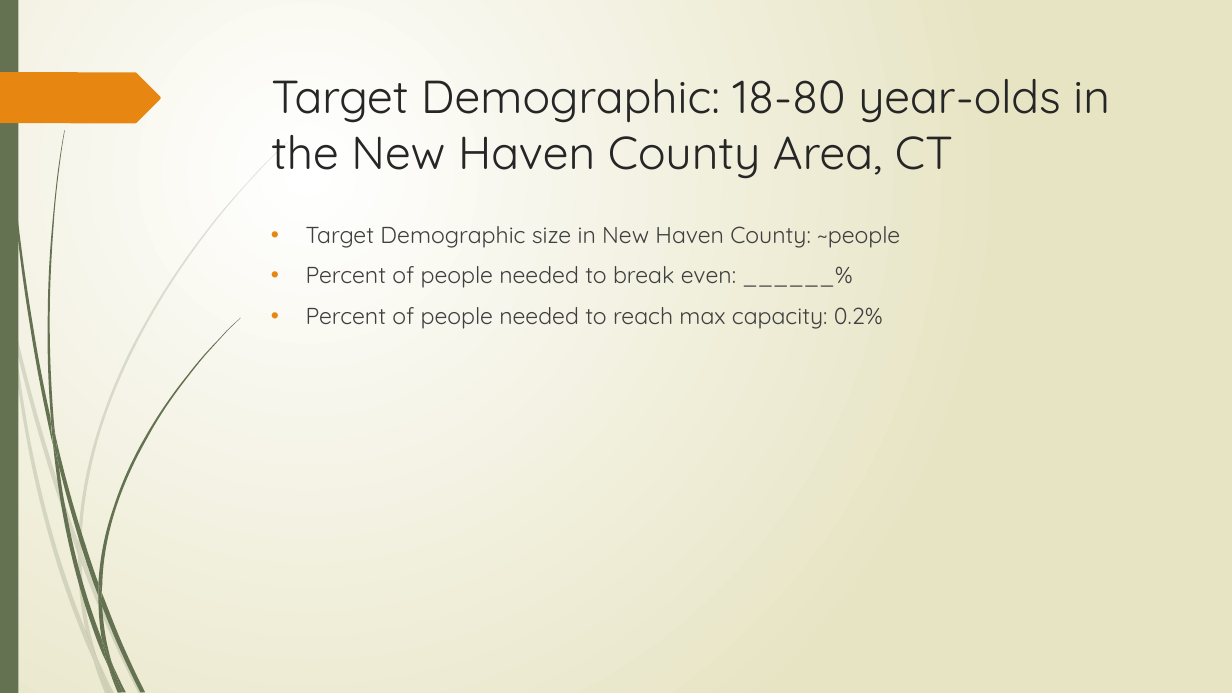
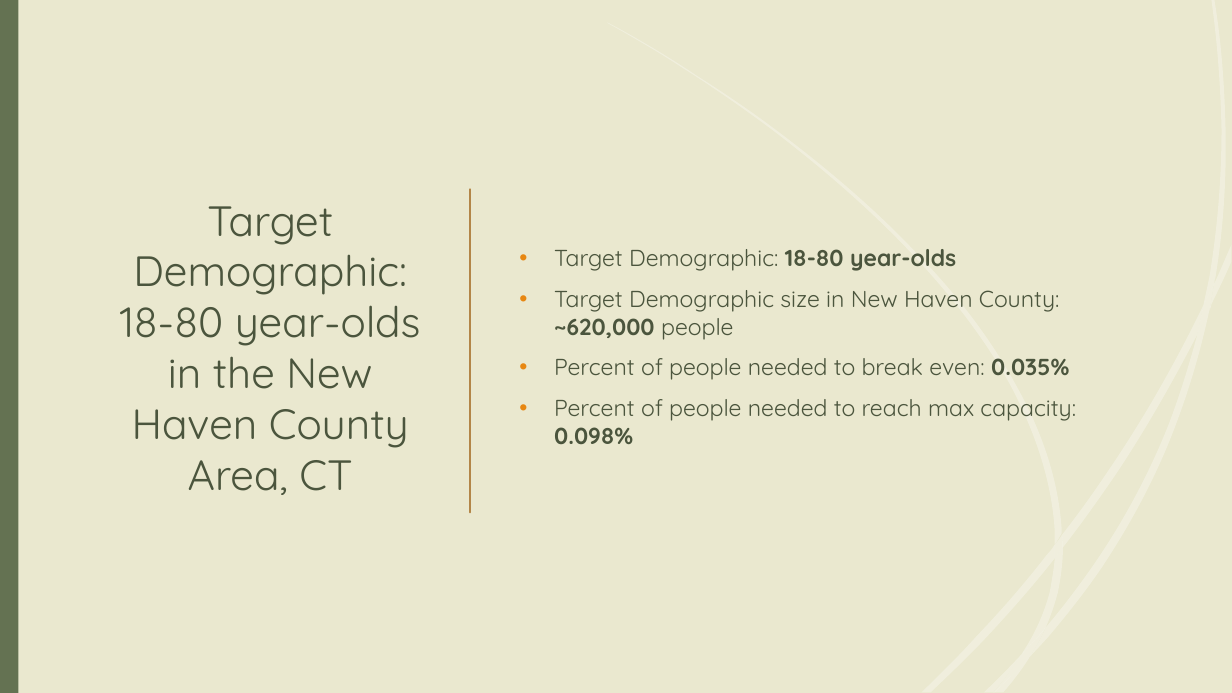
Before and after one commit to tieje/dogen, a slide deck: slide 18 of Presentation/SocialHub_FrancisT_06_23_2020.pptx. Drawn at 1232x693 pixels with LibreOffice and Linux fonts; fonts in the diff are those of the drawing. Boxes give left, top, right and bottom in pixels: in the first picture for what was removed or moved away, otherwise in the second. Text is boxed around its words. In the diff, an @@ line names an element or a change of style, - is before the commit and + after.

```diff
--- a/Presentation/SocialHub_FrancisT_06_23_2020.pptx
+++ b/Presentation/SocialHub_FrancisT_06_23_2020.pptx
@@ background gradient #FFFFFF to #E8E6C4 to #EAE8CF @@
@@ rectangle removed at [0, 0, 18, 693] @@
@@ rectangle added at [0, 0, 1232, 693], fill #EAE8CF @@
@@ rectangle added at [0, 0, 18, 693], fill #647252 @@
@@ title "Target Demographic: 18-80 year-olds in ...": place and size @@
-title "Target Demographic: 18-80 year-olds in ..." at [271, 79, 1110, 179]
+title "Target Demographic: 18-80 year-olds in ..." at [120, 206, 421, 495]
@@ title "Target Demographic: 18-80 year-olds in ..." at [120, 206, 421, 495]: size 36 to 33 pt, text colour #262626 to #4B563E; alignment left to centre; vertical alignment top to middle @@
@@ text "Target Demographic: 18-80 year-olds" at [554, 249, 1076, 444]: vertical alignment top to middle @@
@@ line added from (470, 189) to (470, 513), #B38648 1.25 pt @@
@@ text at [554, 249, 1076, 444]: text changed; text colour #404040 to #4B563E @@
-• Target Demographic size in New Haven County: ~people
-• Percent of people needed to break even: ______%
-• Percent of people needed to reach max capacity: 0.2%
+• Target Demographic: 18-80 year-olds
+• Target Demographic size in New Haven County: ~620,000 people
+• Percent of people needed to break even: 0.035%
+• Percent of people needed to reach max capacity: 0.098%
@@ group removed at [10, 141, 288, 660]: 5 freeform shapes @@
@@ group removed at [47, 130, 240, 667]: 7 freeform shapes @@
@@ group added at [607, 0, 1232, 692]: 12 freeform shapes @@
```
Also in this commit, not shown: 9 other slides changed, 2 slides added, 2 other files.
